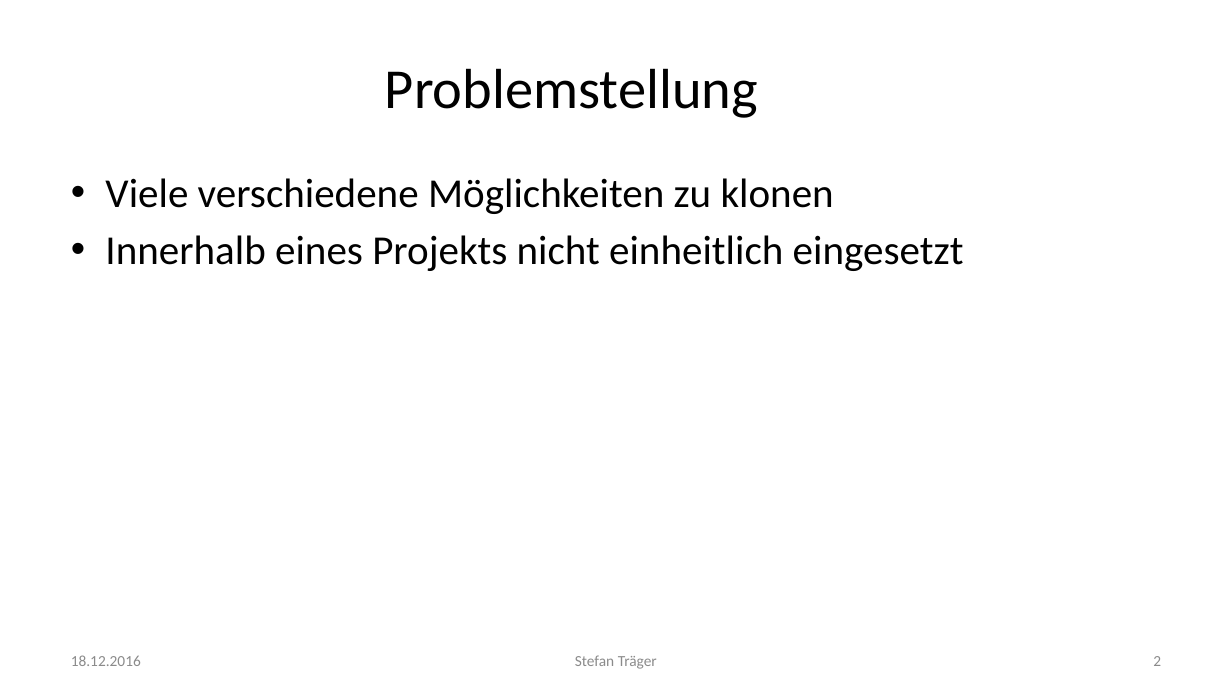
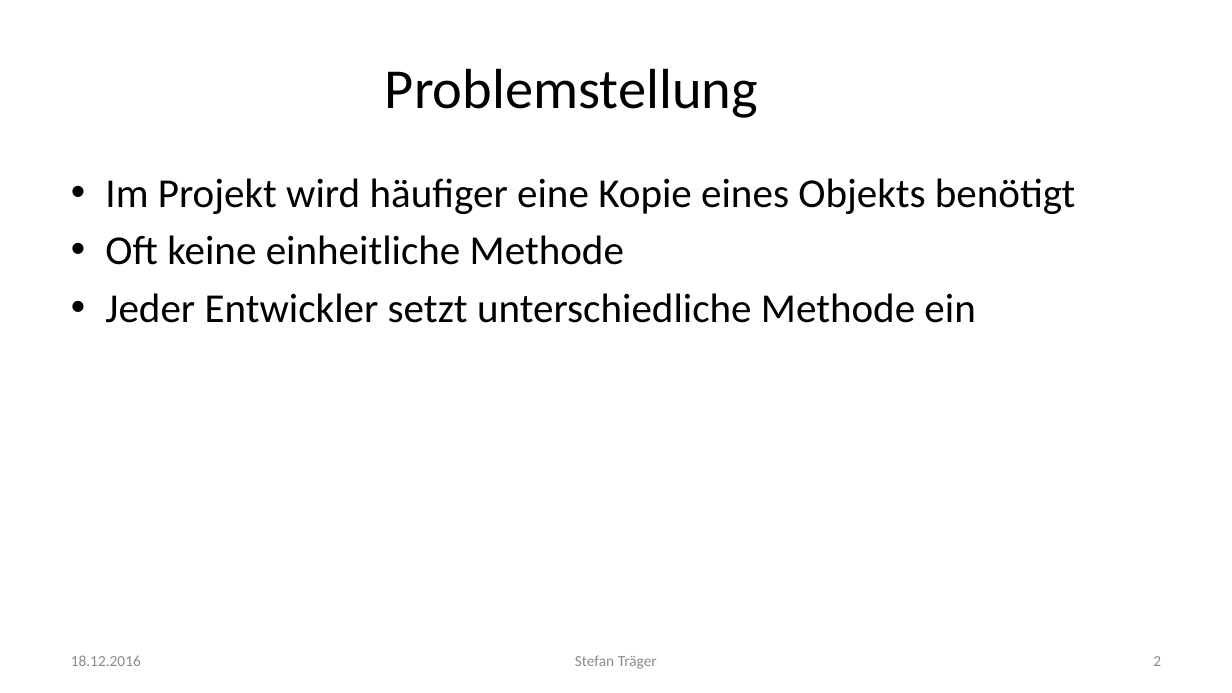
Before and after one commit to doubleSlashde/brownbagLunchCloneObjectsInJava, a slide deck: slide 2 of Klonen von Objekten in Java.pptx. Drawn at 1232x693 pixels with LibreOffice and Linux fonts; fonts in the diff are those of the drawing. Boxes give left, top, right and bottom in pixels: in the first picture for what was removed or moved away, otherwise in the second. Text is boxed around its words. In the diff, an @@ line names an element or a change of style, - is before the commit and + after.

```diff
--- a/Klonen von Objekten in Java.pptx
+++ b/Klonen von Objekten in Java.pptx
@@ text at [105, 178, 1076, 323]: text changed @@
-• Viele verschiedene Möglichkeiten zu klonen
-• Innerhalb eines Projekts nicht einheitlich eingesetzt
+• Im Projekt wird häufiger eine Kopie eines Objekts benötigt
+• Oft keine einheitliche Methode
+• Jeder Entwickler setzt unterschiedliche Methode ein
```
Also in this commit, not shown: 4 other slides changed, 1 slide added.
